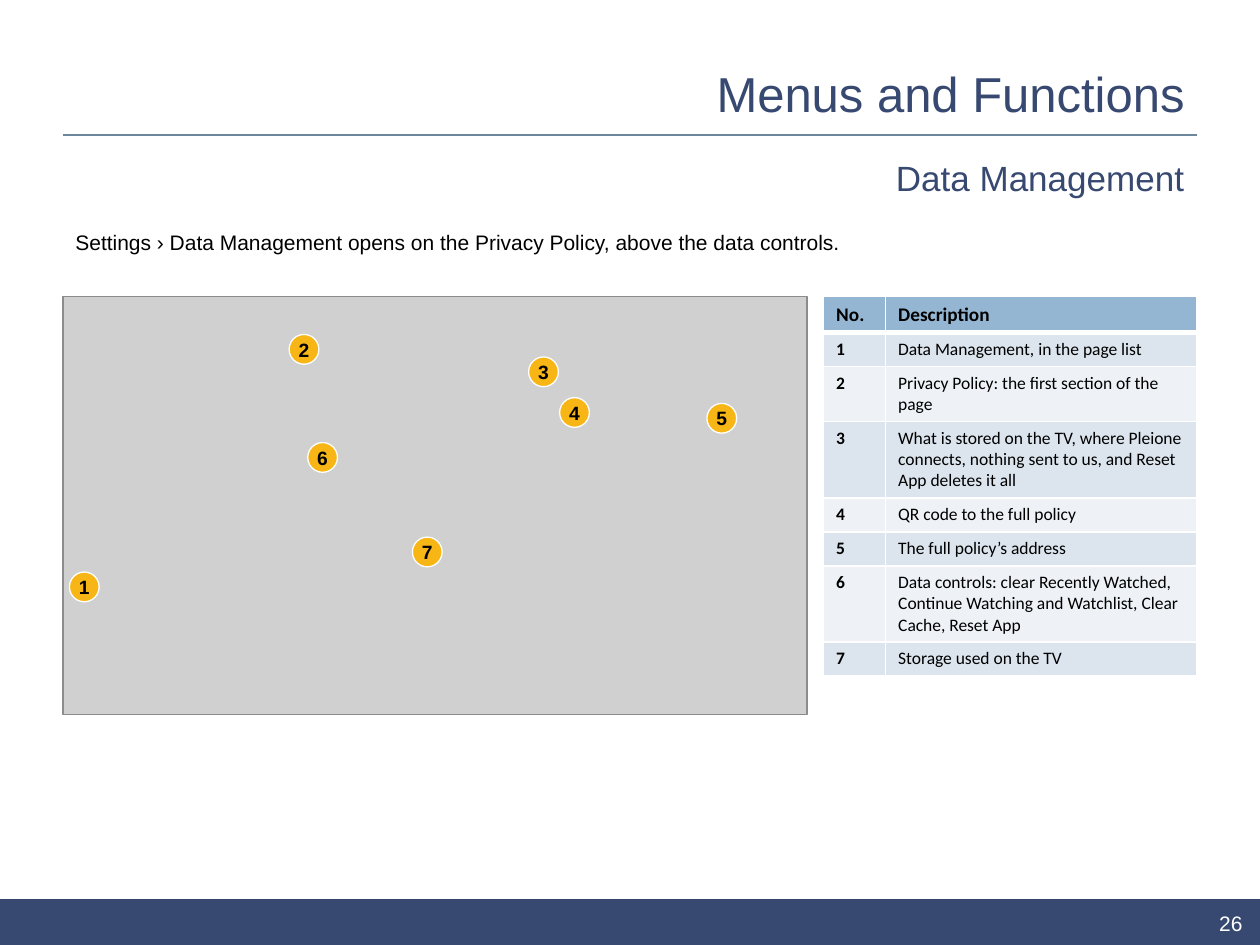
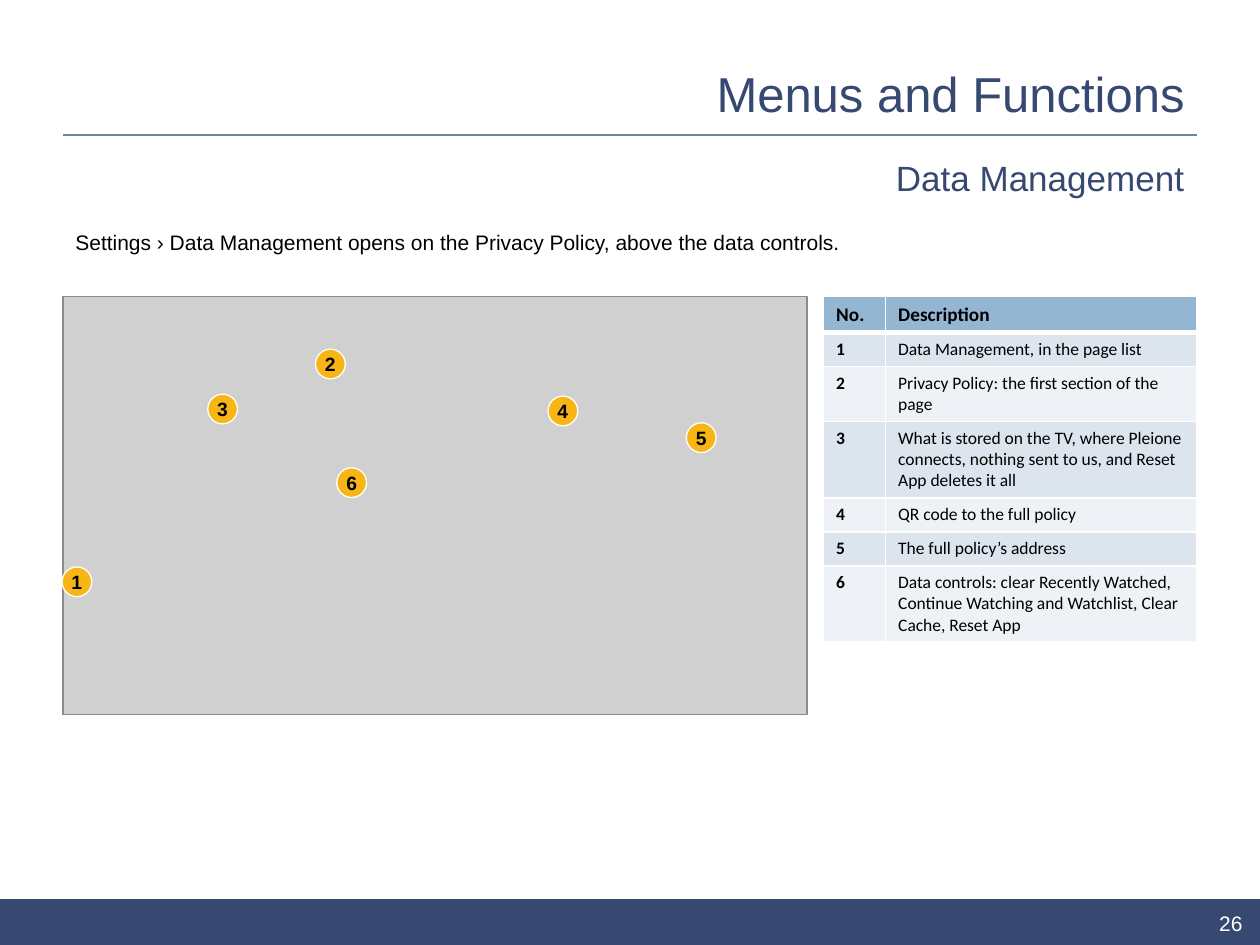
Before and after one commit to ahmedsaed/pleione, a slide deck: slide 26 of store/samsung/ui-description.pptx. Drawn at 1260x945 pixels with LibreOffice and Linux fonts; fonts in the diff are those of the drawing; grey boxes stand for pictures; background and template pictures are left out. Boxes give left, top, right and bottom in pixels: in the first picture for what was removed or moved away, otherwise in the second. Text is boxed around its words. In the diff, an @@ line names an element or a change of style, - is before the commit and + after.

```diff
--- a/store/samsung/ui-description.pptx
+++ b/store/samsung/ui-description.pptx
@@ table at box(824, 296, 1197, 638) @@
-row 8: 7 | Storage used on the TV
@@ ellipse "2": place and size @@
-ellipse "2" at box(290, 334, 320, 364)
+ellipse "2" at box(315, 349, 345, 379)
@@ ellipse "3": place and size @@
-ellipse "3" at box(529, 357, 559, 387)
+ellipse "3" at box(208, 394, 238, 425)
@@ ellipse "4": place and size @@
-ellipse "4" at box(559, 398, 590, 428)
+ellipse "4" at box(548, 396, 578, 426)
@@ ellipse "5": place and size @@
-ellipse "5" at box(707, 403, 737, 433)
+ellipse "5" at box(687, 423, 717, 454)
@@ ellipse "6": place and size @@
-ellipse "6" at box(307, 442, 338, 472)
+ellipse "6" at box(336, 467, 367, 498)
@@ ellipse removed at box(412, 537, 442, 567) @@
-7
@@ ellipse "1": place and size @@
-ellipse "1" at box(69, 572, 100, 602)
+ellipse "1" at box(62, 567, 92, 597)
```
Also in this commit, not shown: 10 other slides changed, 24 other files.
